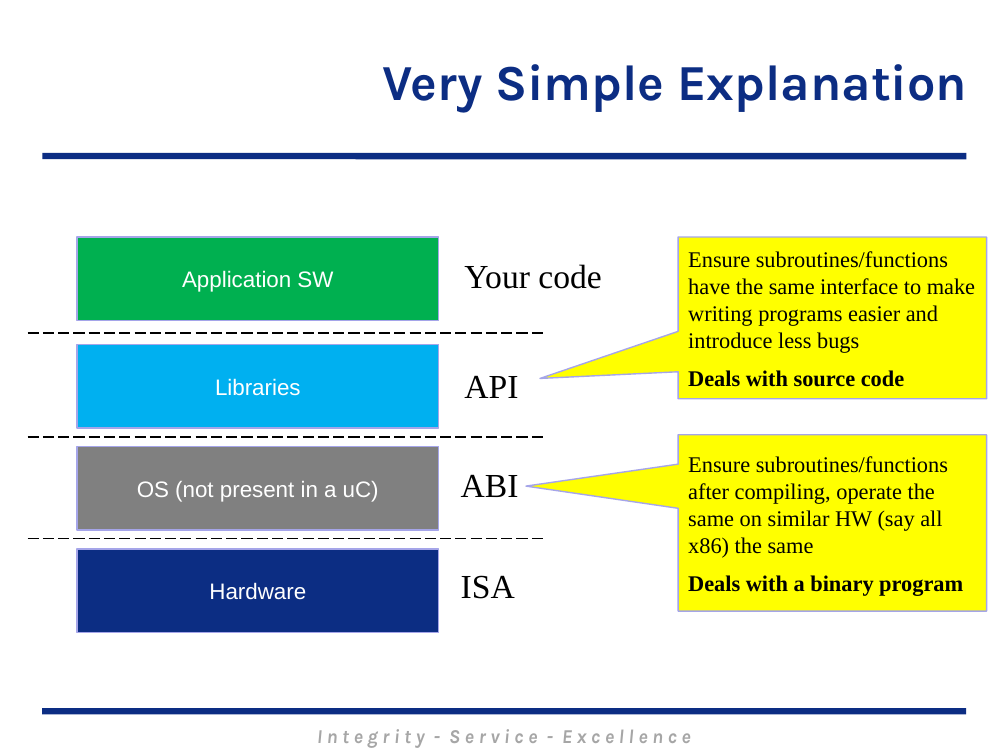
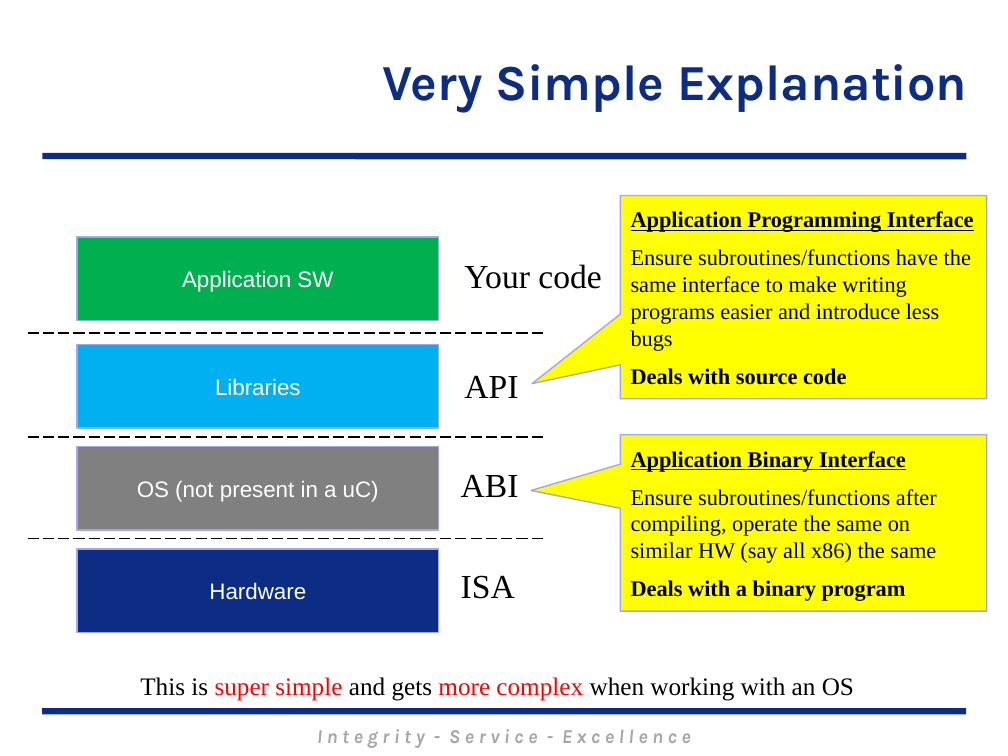
Before and after one commit to MarsUniversity/ECE382, a slide deck: slide 31 of source/lessons/lsn9-10/Lsn9-10.pptx (slide 30 before the commit). Drawn at 1008x756 pixels with LibreOffice and Linux fonts; fonts in the diff are those of the drawing; background and template pictures are left out. Boxes give left, top, right and bottom in pixels: in the first picture for what was removed or moved away, otherwise in the second. Text is boxed around its words. In the diff, an @@ line names an element or a change of style, - is before the commit and + after.

```diff
--- a/source/lessons/lsn9-10/Lsn9-10.pptx
+++ b/source/lessons/lsn9-10/Lsn9-10.pptx
@@ speech box "Application Programming Interface" at box(621, 196, 987, 399): proportions changed @@
@@ speech box "Application Programming Interface": place and size @@
-speech box "Application Programming Interface" at box(678, 237, 987, 398)
+speech box "Application Programming Interface" at box(621, 196, 987, 399)
@@ text in speech box at box(631, 211, 974, 232): paragraph added @@
+Application Programming Interface
@@ speech box "Application Binary Interface": place and size @@
-speech box "Application Binary Interface" at box(678, 434, 987, 611)
+speech box "Application Binary Interface" at box(621, 434, 987, 611)
@@ speech box "Application Binary Interface" at box(621, 434, 987, 611): proportions changed @@
@@ text in speech box at box(631, 451, 906, 472): paragraph added @@
+Application Binary Interface
@@ text added at box(140, 677, 854, 701), 18 pt, text #000000 @@
+This is super simple and gets more complex when working with an OS
```
Also in this commit, not shown: 2 other slides changed, 1 slide added, 31 other files.
